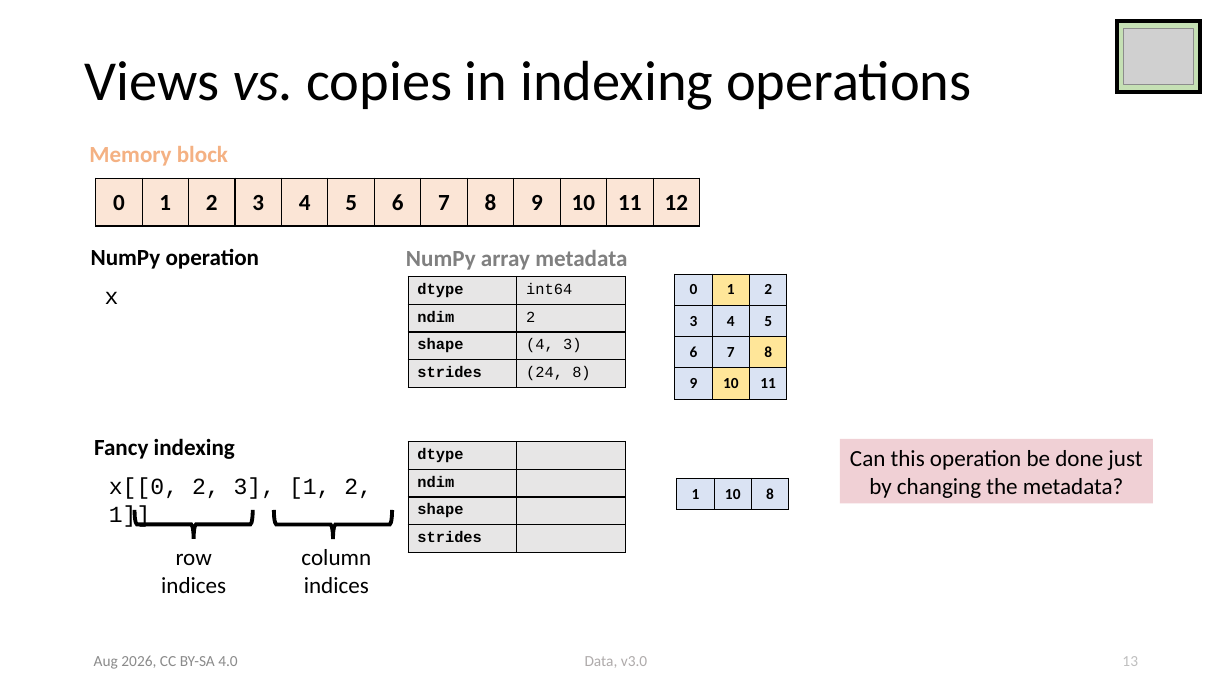
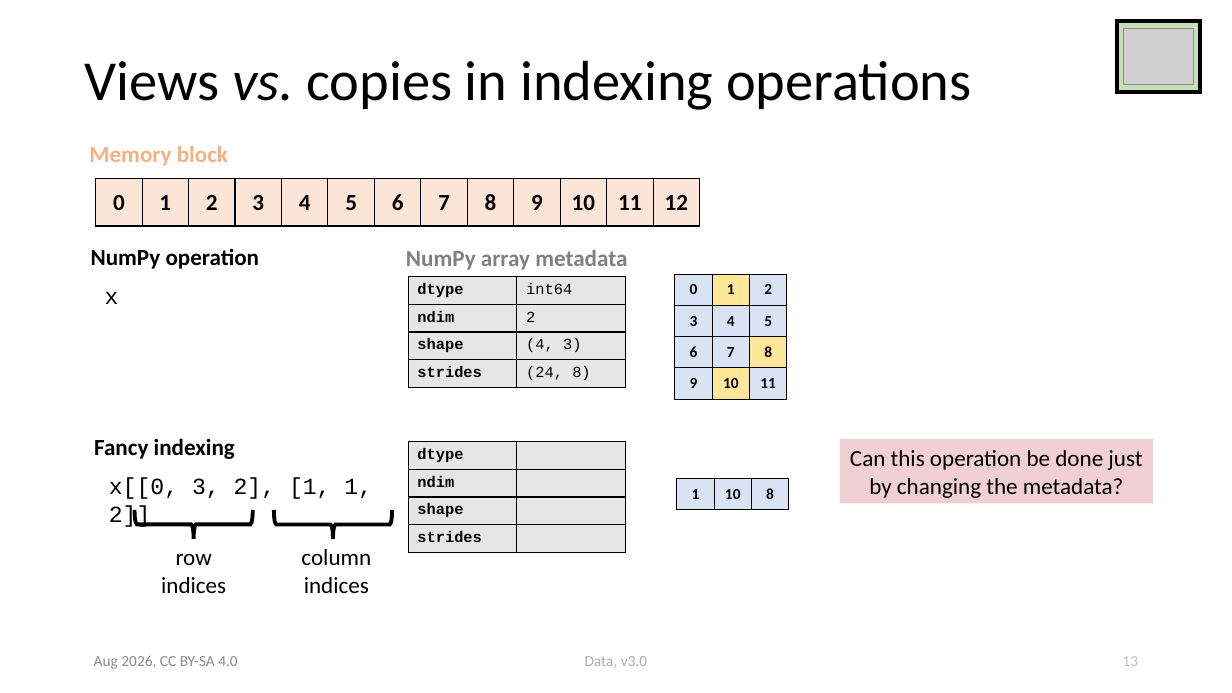
Before and after one commit to ASPP/data_class, a slide deck: slide 13 of numpy.pptx. Drawn at 1232x693 pixels with LibreOffice and Linux fonts; fonts in the diff are those of the drawing; grey boxes stand for pictures. Boxes give left, top, right and bottom in pixels: in the first picture for what was removed or moved away, otherwise in the second. Text is boxed around its words. In the diff, an @@ line names an element or a change of style, - is before the commit and + after.

```diff
--- a/numpy.pptx
+++ b/numpy.pptx
@@ text at (109, 477, 372, 527): text changed @@
-x[[0, 2, 3], [1, 2, 1]]
+x[[0, 3, 2], [1, 1, 2]]
```
Also in this commit, not shown: 17 other slides changed, 2 slides added, 1 other file.
